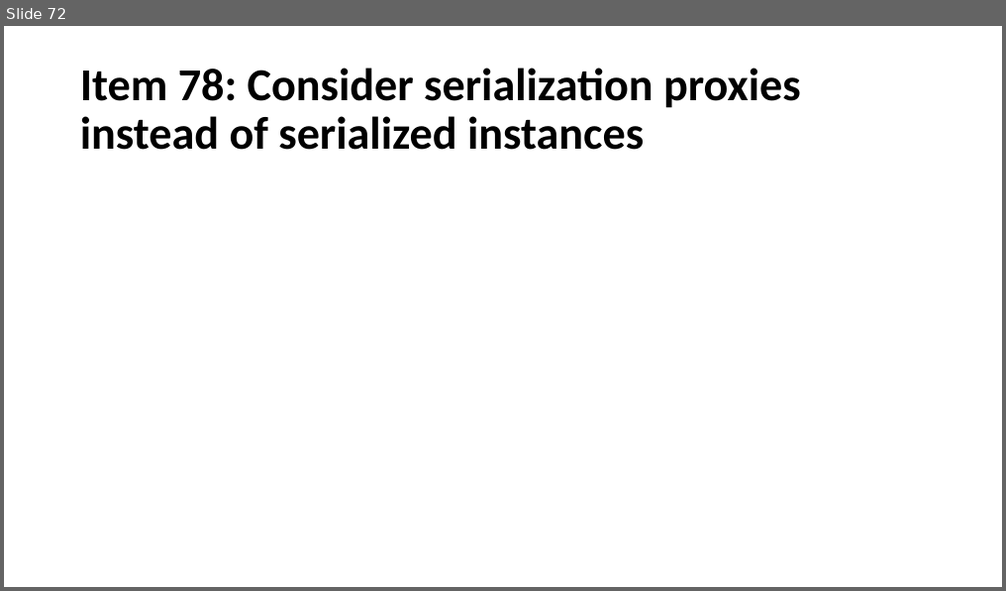
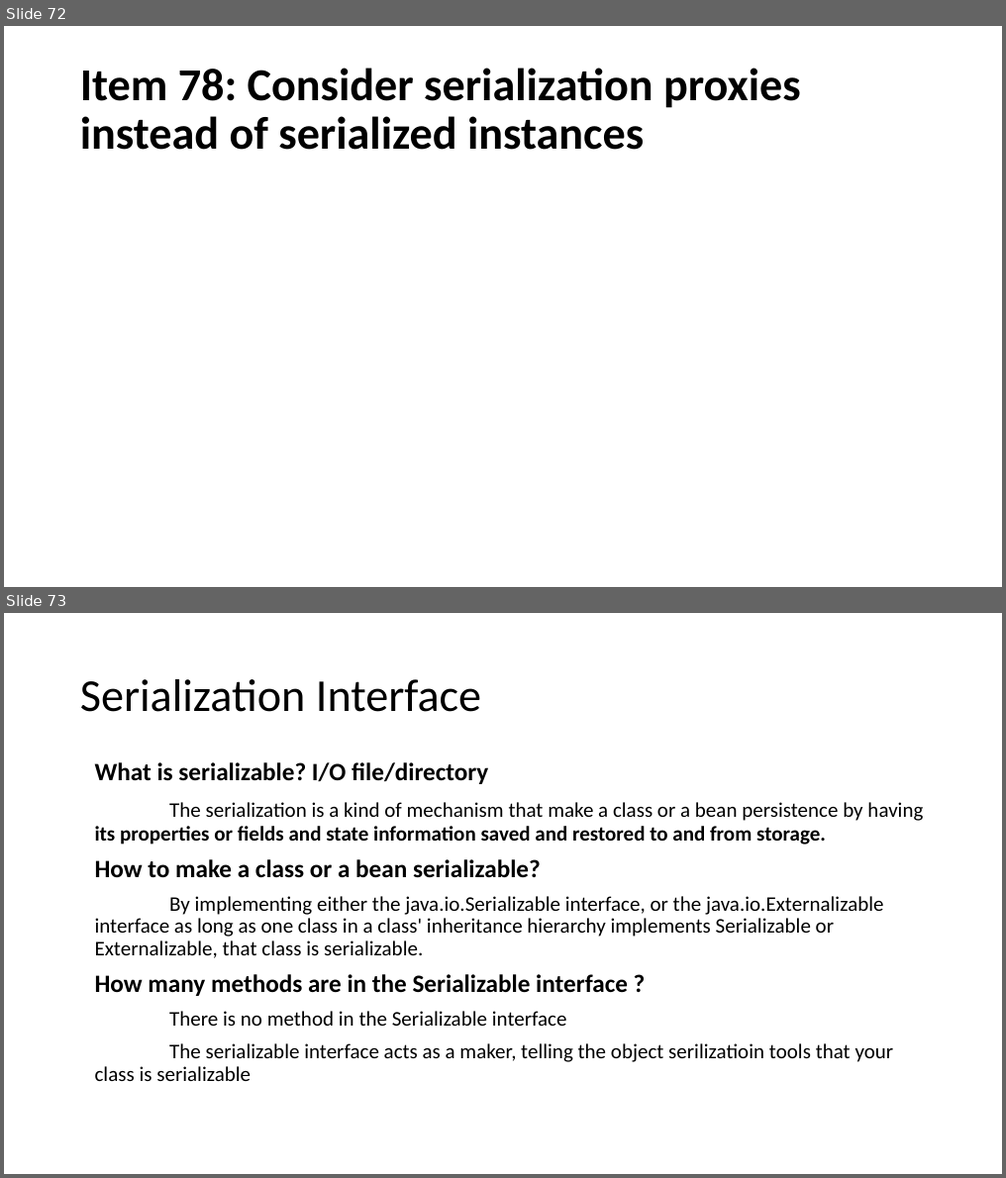
Before and after one commit to javamaster-llc/effective-java-examples-master, a slide deck: Study of Effective Java™.pptx. Shown one above the other, each under a label of ours: slide 72 before the commit, slides 72 and 73 after it. The pictures are 1006x591 and 1006x1178 pixels, drawn with LibreOffice and Linux fonts; fonts in the diff are those of the drawing. Boxes give left, top, right and bottom in pixels: in the first picture for what was removed or moved away, otherwise in the second. Text is boxed around its words. In the diff, an @@ line names an element or a change of style, - is before the commit and + after.

```diff
--- a/Study of Effective Java™.pptx
+++ b/Study of Effective Java™.pptx
@@ slide 73 added at [4, 613, 1002, 1174], background #FFFFFF @@
@@ title added at [80, 679, 481, 712], 44 pt, text #000000 @@
+Serialization Interface
@@ text added at [95, 762, 923, 1081], 20 pt, text #000000 @@
+What is serializable? I/O file/directory
+The serialization is a kind of mechanism that make a class or a bean persistence by having its properties or fields and state information saved and restored to and from storage.
+How to make a class or a bean serializable?
+By implementing either the java.io.Serializable interface, or the java.io.Externalizable interface as long as one class in a class' inheritance hierarchy implements Serializable or Externalizable, that class is serializable.
+How many methods are in the Serializable interface ?
+There is no method in the Serializable interface
+The serializable interface acts as a maker, telling the object serilizatioin tools that your class is serializable
```
Also in this commit, not shown: 1 slide changed, 1 other slide added.
